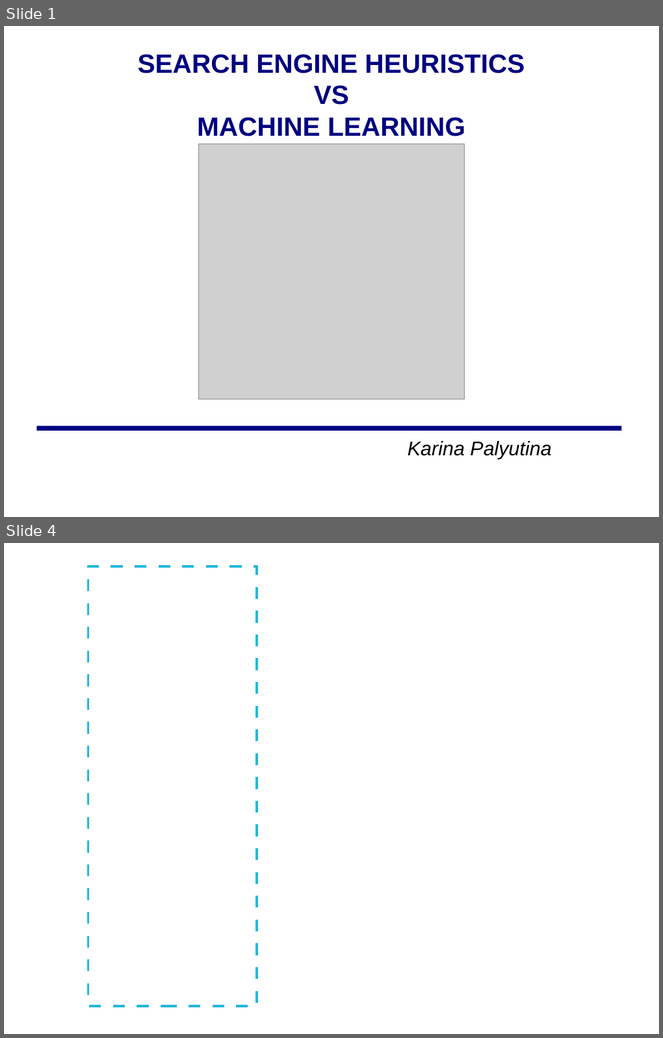
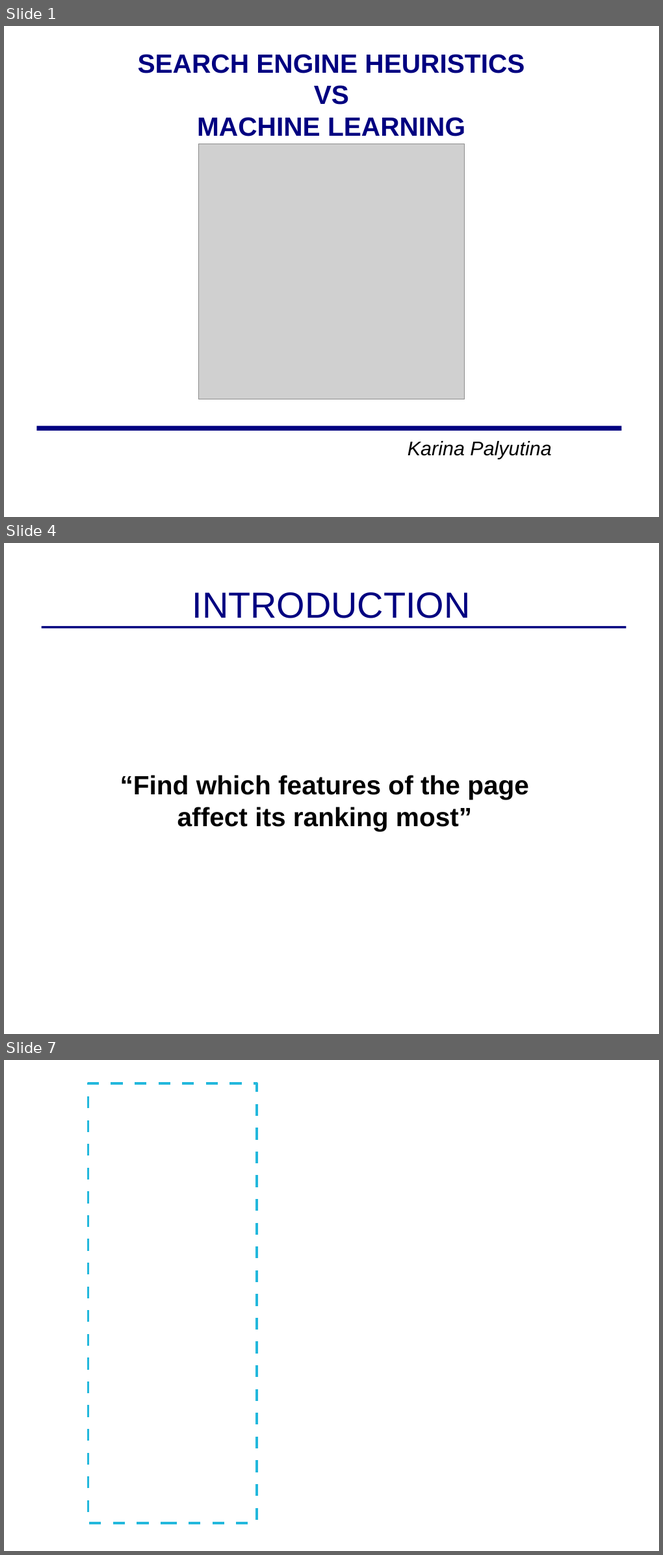
Before and after one commit to kp368/Dissertation-Project, a slide deck: progpres.odp. Shown one above the other, each under a label of ours: slides 1 and 4 before the commit, slides 1, 4 and 7 after it; the slides between them are not shown. The pictures are 663x1038 and 663x1555 pixels, drawn with LibreOffice and Linux fonts; fonts in the diff are those of the drawing; grey boxes stand for pictures; background and template pictures are left out. Boxes give left, top, right and bottom in pixels: in the first picture for what was removed or moved away, otherwise in the second. Text is boxed around its words. In the diff, an @@ line names an element or a change of style, - is before the commit and + after.

```diff
--- a/progpres.odp
+++ b/progpres.odp
@@ slide 4 added at bbox=[4, 543, 659, 1034], background #FFFFFF @@
@@ title added at bbox=[192, 592, 471, 618], 44 pt, text #000080 @@
+INTRODUCTION
@@ line added from (42, 627) to (627, 627), #000080 2.83 pt @@
@@ subtitle added at bbox=[120, 775, 529, 832], 32 pt, text #000000, bold @@
+“Find which features of the page
+affect its ranking most”
@@ what was slide 4 is now slide 7 @@
```
Also in this commit, not shown: 1 slide changed, 8 other slides added, 6 slides removed.
